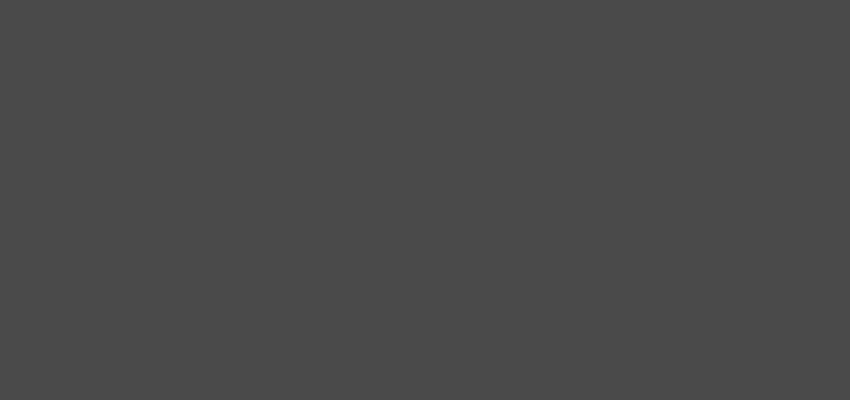
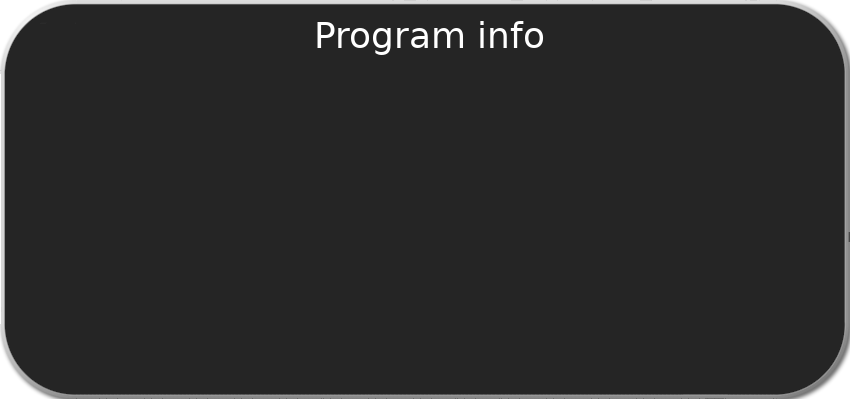
Two versions of the same layered image (850px x 400px). Layer-by-layer changes:
removed layer "Layer" over [0, 0, 850, 400]
added layer "Program info" above "text" over [317, 21, 544, 55]
added layer "Pasted Layer" above "tvbar3.png" over [0, 0, 850, 399]
renamed "Background" to "tvbar3.png", hid it, painted on it over [0, 0, 850, 400]
